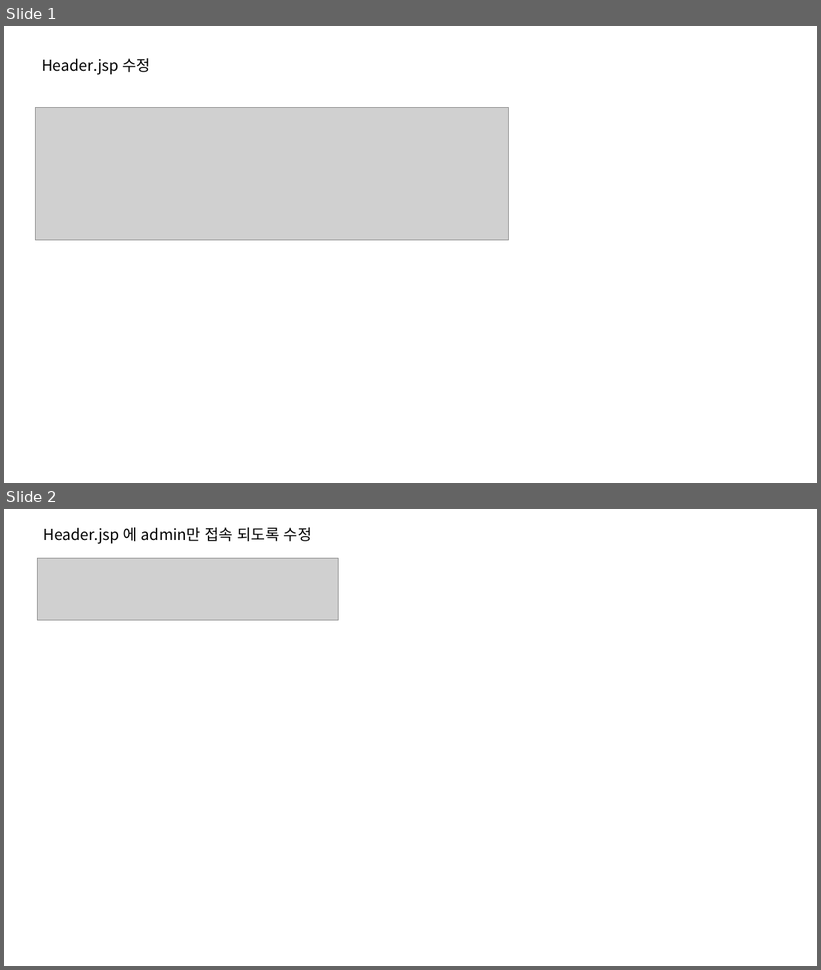
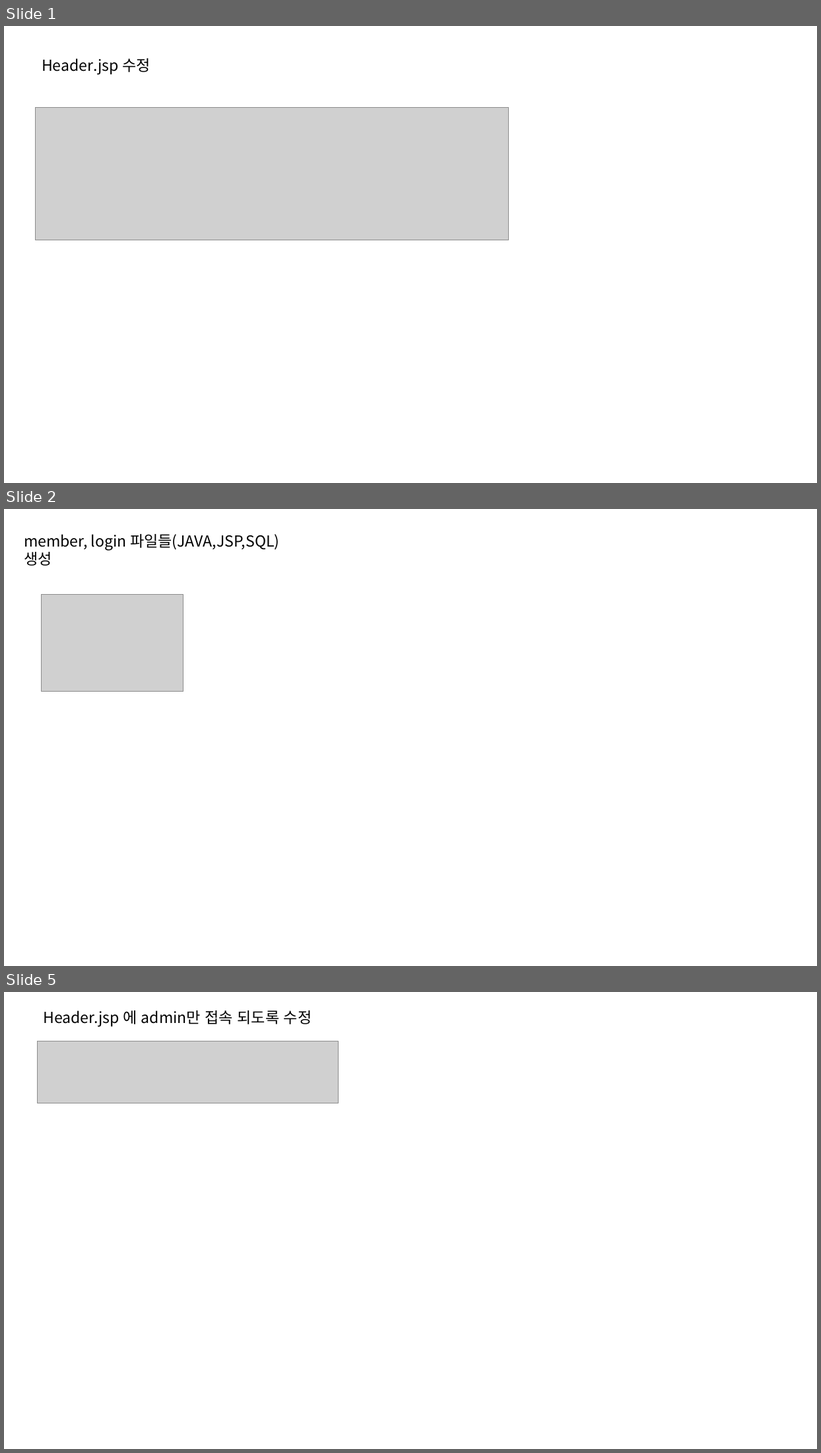
Before and after one commit to seongjinmoon/homepage2026, a slide deck: homepage2026/Document/2학기/1주차/1~3주차 수업자료.pptx. Shown one above the other, each under a label of ours: slides 1 and 2 before the commit, slides 1, 2 and 5 after it; the slides between them are not shown. The pictures are 821x970 and 821x1453 pixels, drawn with LibreOffice and Linux fonts; fonts in the diff are those of the drawing; grey boxes stand for pictures. Boxes give left, top, right and bottom in pixels: in the first picture for what was removed or moved away, otherwise in the second. Text is boxed around its words. In the diff, an @@ line names an element or a change of style, - is before the commit and + after.

```diff
--- a/homepage2026/Document/2학기/1주차/1~3주차 수업자료.pptx
+++ b/homepage2026/Document/2학기/1주차/1~3주차 수업자료.pptx
@@ slide 2 added at (x1=4, y1=509, x2=817, y2=966), background #FFFFFF @@
@@ text added at (x1=24, y1=534, x2=279, y2=566), 18 pt, text #000000 @@
+member, login 파일들(JAVA,JSP,SQL) 생성
@@ picture added at (x1=42, y1=594, x2=184, y2=691) @@
@@ what was slide 2 is now slide 5 @@
```
Also in this commit, not shown: 2 slides changed, 3 other slides added, 1 slide removed, 10 other files.
